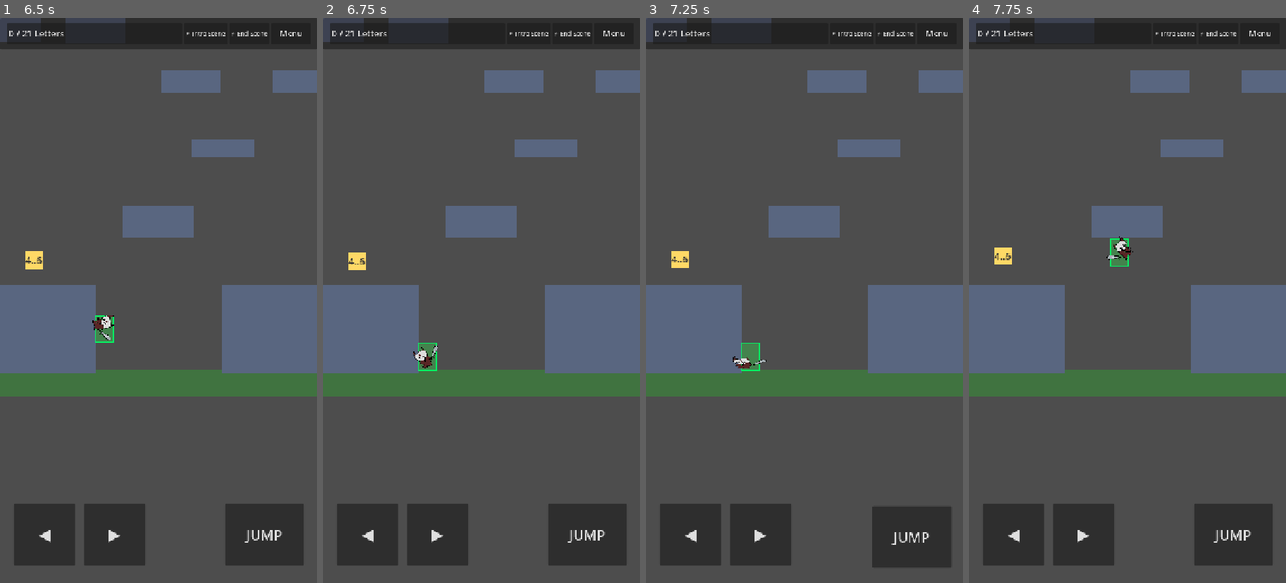
Above: before the commit, frames 1-4 (left to right).
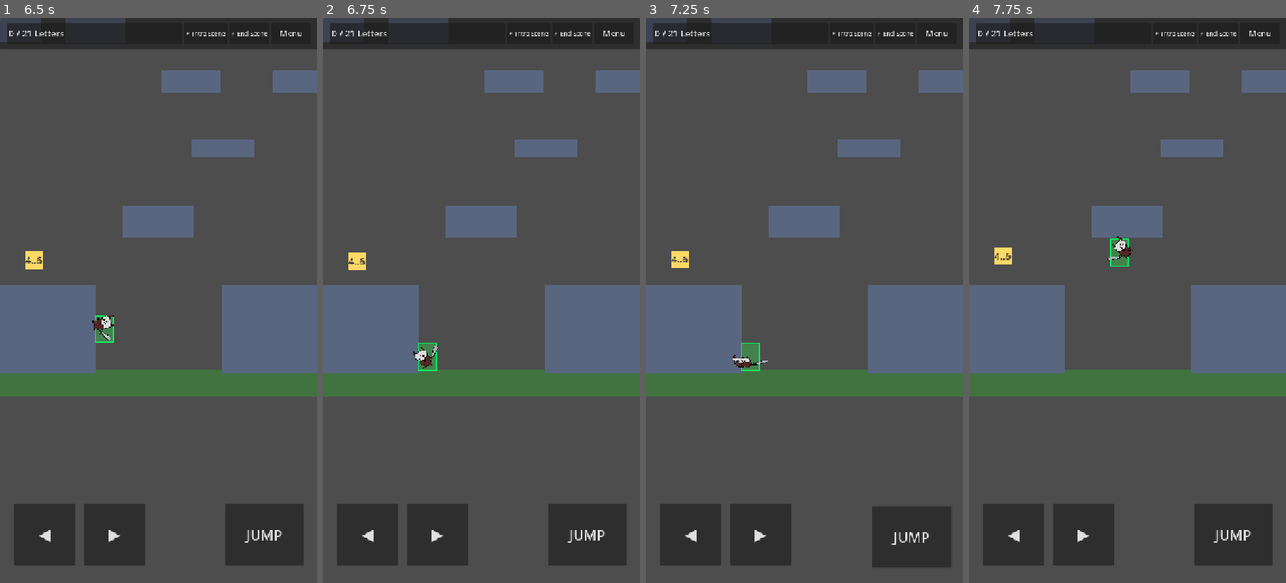
Above: after the commit, the same moments.

Repository: gimigkk/agustus-13
Game: Godot game, scene res://scenes/levels/test_level.tscn
The game is run twice, just before and just after one commit, with the same random seed, the same clock (stepped at 60 frames per second) and the same inputs.
Inputs:
- Up to frame 1 (6.5 s): tap Enter at 0.5 s; hold Space (jump) 0.53-1.28 s; hold Right (move_right) 0.53-2.03 s; tap Space (jump) at 1.35, 1.52, 1.82, 2.85, 3.02, 3.32, 4.35, 4.52, 4.82, 5.85, 6.02, 6.32 s; hold Left (move_left) 2.03-2.78 s; hold Space (jump) 2.03-2.78 s; hold Right (move_right) 2.78-4.28 s; hold Space (jump) 3.53-4.28 s; hold Left (move_left) 4.28-5.03 s; hold Right (move_right) 5.03-5.78 s; hold Space (jump) 5.03-5.78 s; hold Left (move_left) from 5.78 s (still down)
- Up to frame 2 (6.75 s): keep holding Left (move_left); hold Space (jump) from 6.53 s (still down)
- Up to frame 3 (7.25 s): keep holding Left (move_left); keep holding Space (jump)
- Up to frame 4 (7.75 s): release Left (move_left) at 7.28 s; release Space (jump) at 7.28 s; hold Right (move_right) from 7.28 s (still down); tap Space (jump) at 7.35, 7.52 s

Frame 1 is identical in both runs. In frame 2, less than 0.1% of the frame differs, in the area x 28-37%, y 58-62%; in frame 3, less than 0.1%; in frame 4, less than 0.1%, in the area x 43-52%, y 38-43%.

Commit message:
feat: implement procedural walk animation with step bobbing, waddle tilt, and subtle squish & stretch while walking or charging

Diff:
--- a/scenes/player/player.gd
+++ b/scenes/player/player.gd
@@ -32,6 +32,7 @@
 var facing_dir: float = -1.0 # -1.0 = Facing Right, 1.0 = Facing Left
 var squash_stretch_scale: Vector2 = Vector2(1.0, 1.0)
 var visual_tween: Tween
+var walk_anim_time: float = 0.0
 
 var base_visual_pos: Vector2 = Vector2(-32.5, -35.0)
 
@@ -114,19 +115,43 @@
 	else:
 		velocity.x = move_toward(velocity.x, 0.0, current_friction * delta)
 
-	# Update visual sprite scale, pivot, and charge shake
+	# Procedural Walk Animation (Bobbing step, Waddle Tilt & Walk Squish/Stretch)
+	var walk_rotation: float = 0.0
+	var walk_y_offset: float = 0.0
+	if currently_on_floor and absf(velocity.x) > 15.0:
+		walk_anim_time += delta * (absf(velocity.x) / speed) * 18.0
+		var sin_val := sin(walk_anim_time)
+		var cos_val := cos(walk_anim_time)
+
+		# Combine walk step squish with jump charge crouch
+		if visual_tween == null or not visual_tween.is_running():
+			var step_squish_x = 1.0 + sin_val * 0.08
+			var step_squish_y = 1.0 - sin_val * 0.08
+			if is_charging_jump:
+				squash_stretch_scale = Vector2((1.0 + charge_ratio * 0.35) * step_squish_x, (1.0 - charge_ratio * 0.45) * step_squish_y)
+			else:
+				squash_stretch_scale = Vector2(step_squish_x, step_squish_y)
+
+		walk_rotation = cos_val * 7.0 * (-facing_dir)
+		walk_y_offset = -absf(sin_val) * 4.0
+	else:
+		walk_anim_time = 0.0
+		walk_y_offset = 0.0
+
+	# Update visual sprite scale, pivot, charge shake & walk animation
 	if visual:
-		if currently_on_floor and absf(visual.rotation_degrees) < 5.0:
+		if currently_on_floor and absf(visual.rotation_degrees) < 15.0:
 			visual.pivot_offset = Vector2(visual.size.x / 2.0, visual.size.y)
+			visual.rotation_degrees = walk_rotation
 		else:
 			visual.pivot_offset = visual.size / 2.0
 
-		# Apply shake proportional to charge ratio
+		# Apply shake proportional to charge ratio plus walk step bob offset
 		if is_charging_jump:
 			var shake_mag := charge_ratio * 4.5
-			visual.position = base_visual_pos + Vector2(randf_range(-shake_mag, shake_mag), randf_range(-shake_mag, shake_mag))
+			visual.position = base_visual_pos + Vector2(randf_range(-shake_mag, shake_mag), randf_range(-shake_mag, shake_mag) + walk_y_offset)
 		else:
-			visual.position = base_visual_pos
+			visual.position = base_visual_pos + Vector2(0.0, walk_y_offset)
 
 		visual.scale = Vector2(squash_stretch_scale.x * facing_dir, squash_stretch_scale.y)
 
